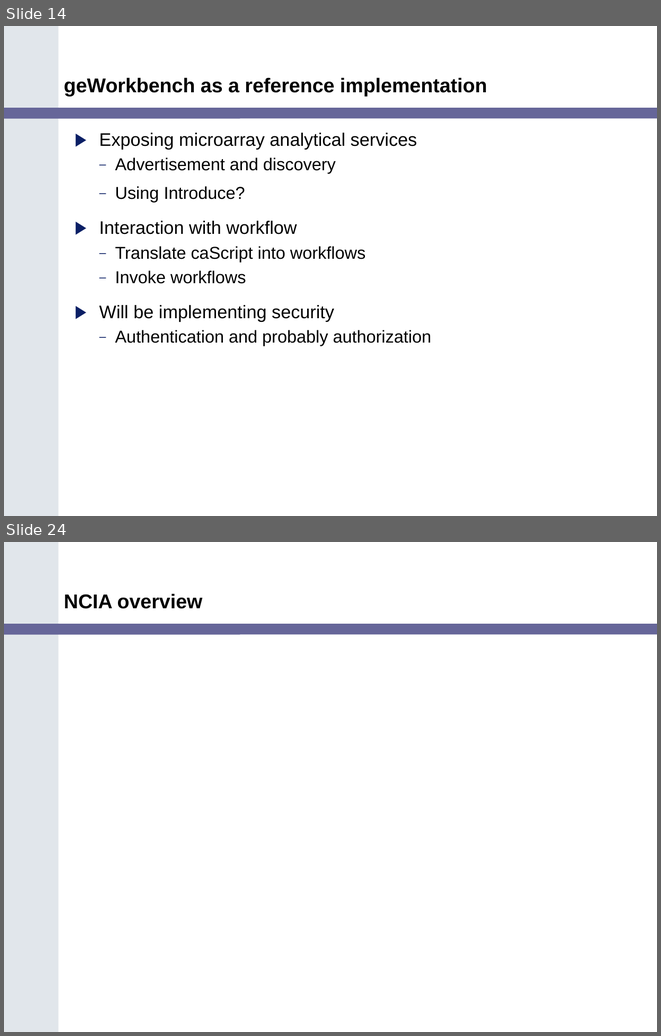
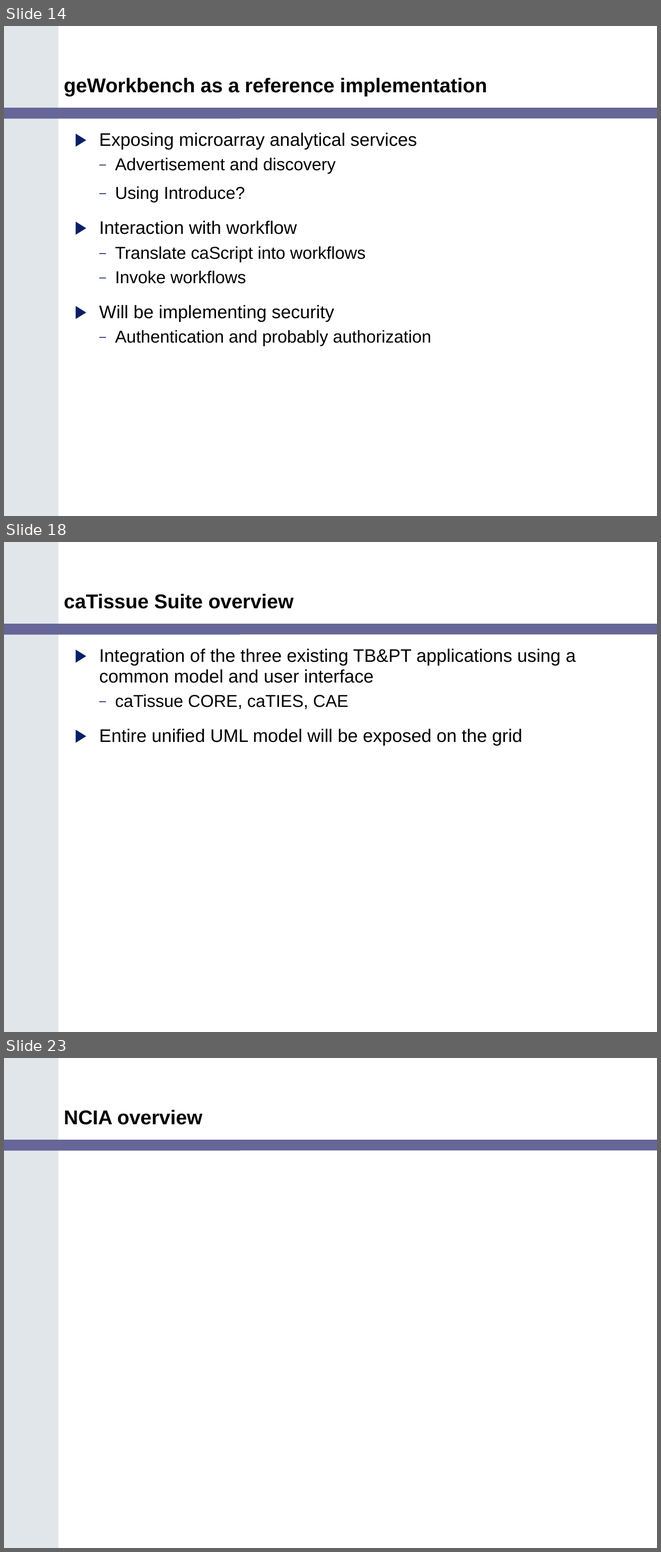
Before and after one commit to NCIP/cagrid-docs, a slide deck: presentations/200607_VCDE_ARCH/Ref_Impl_Arch_VCDE_2006_07.ppt. Shown one above the other, each under a label of ours: slides 14 and 24 before the commit, slides 14, 18 and 23 after it; the slides between them are not shown. The pictures are 661x1036 and 661x1552 pixels, drawn with LibreOffice and Linux fonts; fonts in the diff are those of the drawing; background and template pictures are left out. Boxes give left, top, right and bottom in pixels: in the first picture for what was removed or moved away, otherwise in the second. Text is boxed around its words. In the diff, an @@ line names an element or a change of style, - is before the commit and + after.

```diff
--- a/presentations/200607_VCDE_ARCH/Ref_Impl_Arch_VCDE_2006_07.ppt
+++ b/presentations/200607_VCDE_ARCH/Ref_Impl_Arch_VCDE_2006_07.ppt
@@ slide 18 added at (x1=4, y1=542, x2=657, y2=1032), background #FFFFFF; not listed: 2 template elements that a slide beside it also shows @@
@@ title added at (x1=64, y1=593, x2=294, y2=609), 22 pt, text #000000, bold @@
+caTissue Suite overview
@@ text added at (x1=99, y1=649, x2=576, y2=746), 20 pt, text #000000 @@
+▶ Integration of the three existing TB&PT applications using a common model and user interface
+  – caTissue CORE, caTIES, CAE
+▶ Entire unified UML model will be exposed on the grid
@@ what was slide 24 is now slide 23 @@
```
Also in this commit, not shown: 8 slides changed, 6 other slides added, 5 slides removed.
